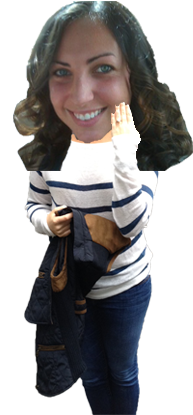
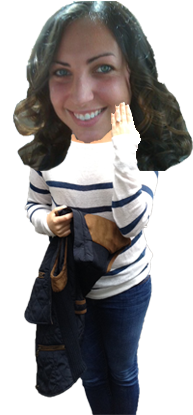
Revision of a layered 193 x 415 image; what changed, layer by layer:
painted on "Layer 3" over box(23, 82, 193, 171)
